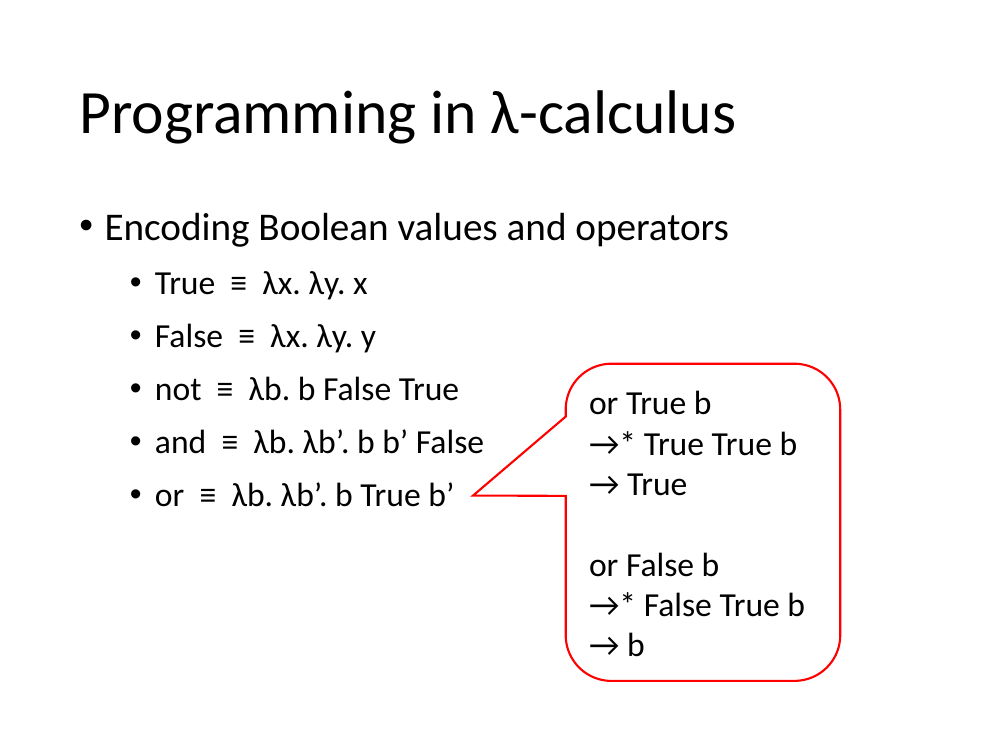
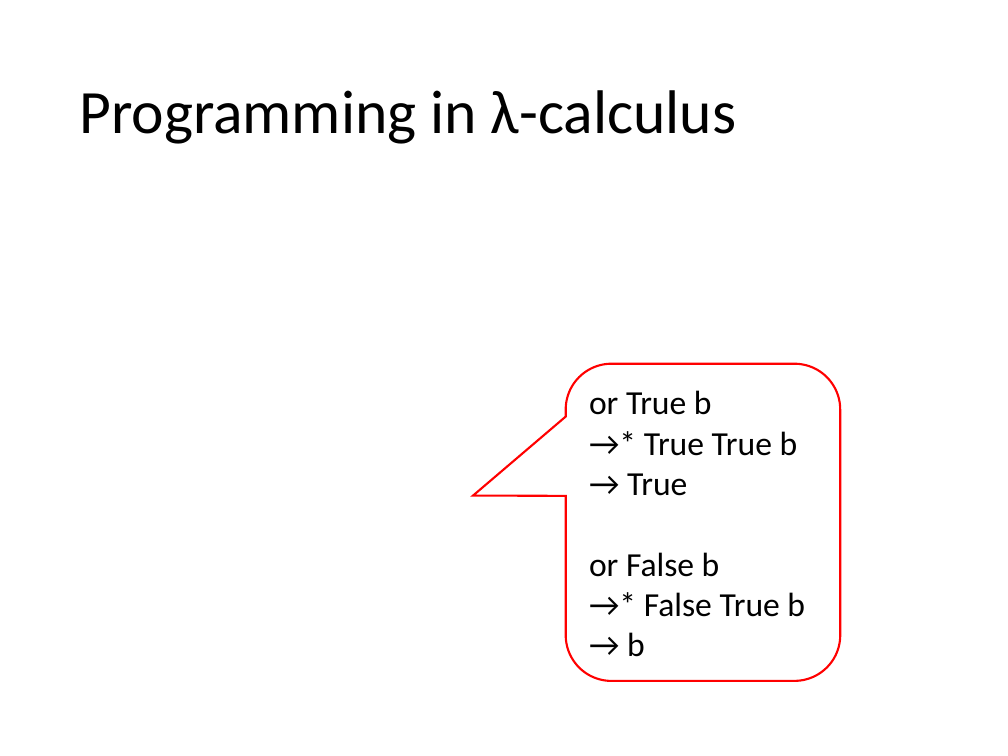
Before and after one commit to hongjin-liang/hongjin-liang.github.io, a slide deck: slide 59 of teaching/semantics/04_lambda.pptx. Drawn at 1008x756 pixels with LibreOffice and Linux fonts; fonts in the diff are those of the drawing; grey boxes stand for pictures. Boxes give left, top, right and bottom in pixels: in the first picture for what was removed or moved away, otherwise in the second. Text is boxed around its words. In the diff, an @@ line names an element or a change of style, - is before the commit and + after.

```diff
--- a/teaching/semantics/04_lambda.pptx
+++ b/teaching/semantics/04_lambda.pptx
@@ text removed at (105, 212, 729, 507) @@
-• Encoding Boolean values and operators
-  • True ≡ λx. λy. x
-  • False ≡ λx. λy. y
-  • not ≡ λb. b False True
-  • and ≡ λb. λb’. b b’ False
-  • or ≡ λb. λb’. b True b’
```
Also in this commit, not shown: 22 other slides changed, 1 other file.
